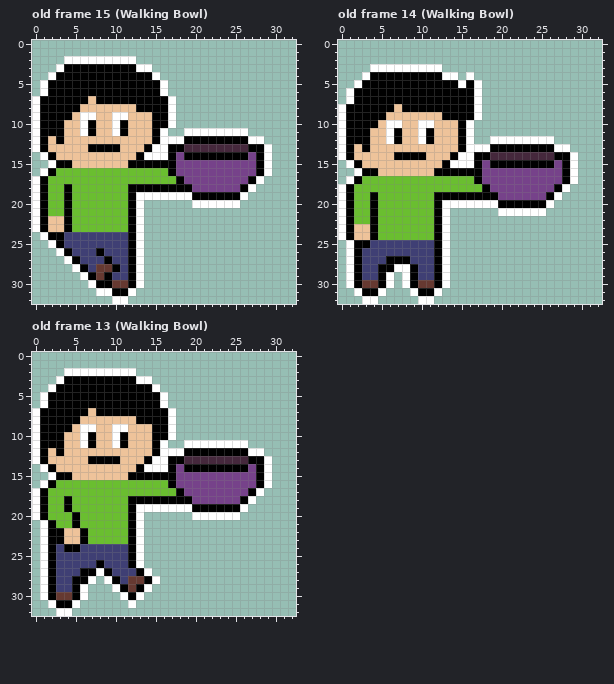
File history of a pixel-art file, ExportedAssets/Art/New Character.aseprite. This is how it looked before the edit.
33x33 pixels, 16 frames. Shown: old frame 15 (Walking Bowl), old frame 14 (Walking Bowl), old frame 13 (Walking Bowl). The commit also changed other frames, which this record leaves out.
After:
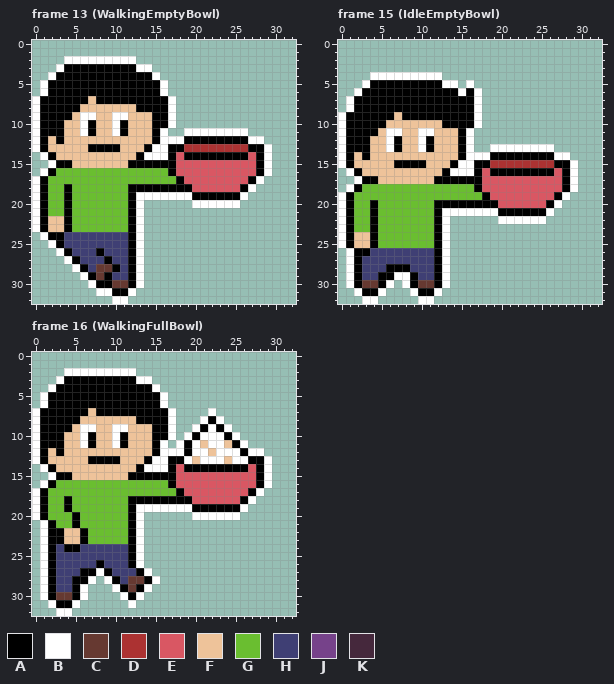
Palette (. is transparent): A #000000  B #ffffff  C #663931  D #ac3232  E #d95763  F #eec39a  G #6abe30  H #3f3f74  J #76428a  K #45283c
A new or re-ordered frame is compared with the old frame closest to it.
Change:
frames 16 -> 34
layer "Objects" added
layer "Bowl" removed
--- frame 13 (WalkingEmptyBowl) is new; against old frame 15 (Walking Bowl), layer "Objects"
@@ x 16..29 @@
 12 BBBAAAAAAAABB.
-13 BAAKKKKKKKKAAB
-14 BAJAAAAAAAAJAB
-15 AAJJJJJJJJJJAB
-16 GAJJJJJJJJJJAB
-17 GGAJJJJJJJJAB.
-18 AAAAJJJJJJAB..
+13 BAADDDDDDDDAAB
+14 BAEAAAAAAAAEAB
+15 AAEEEEEEEEEEAB
+16 GAEEEEEEEEEEAB
+17 GGAEEEEEEEEAB.
+18 AAAAEEEEEEAB..
 19 BBBBAAAAAAB...
--- frame 15 (IdleEmptyBowl) is new; against old frame 14 (Walking Bowl)
@@ x 0..32 @@
  2 .................................
- 3 ....BBBBBBBBB....................
- 4 ...BAAAAAAAAABB.B................
- 5 ..BAAAAAAAAAAAABAB...............
- 6 .BAAAAAAAAAAAAAAAB...............
+ 3 .................................
+ 4 ....BBBBBBBBB....................
+ 5 ...BAAAAAAAAABB.B................
+ 6 ..BAAAAAAAAAAAABAB...............
  7 .BAAAAAAAAAAAAAAAB...............
- 8 BAAAAAAFAAAAAAAAAB...............
- 9 BAAAAAFFFFFFFAAAAB...............
-10 BAAAAFBBFFBBFFFAB................
-11 BAAAFFBAFFBAFFFAB................
-12 BAAAFFBAFFBAFFFAB..BBBBBBBB......
-13 BAFAFFFFFFFFFFFABBBAAAAAAAABB....
-14 BAFFFFFAAAAFFFABBAAKKKKKKKKAAB...
-15 .BAFFFFFFFFFFABBBAJAAAAAAAAJAB...
-16 ..BAAFFFFFFFAAAAAAJJJJJJJJJJAB...
-17 .BAGGGGGGGGGGGGGGAJJJJJJJJJJAB...
-18 BAGGGGGGGGGGGGGGGGAJJJJJJJJAB....
-19 BAGGAGGGGGGGAAAAAAAAJJJJJJAB.....
-20 BAGGAGGGGGGGABBBBBBBAAAAAAB......
-21 BAGGAGGGGGGGAB......BBBBBB.......
-22 BAGGAGGGGGGGAB...................
-23 BAFFAGGGGGGGAB...................
+ 8 .BAAAAAAAAAAAAAAAB...............
+ 9 BAAAAAAFAAAAAAAAAB...............
+10 BAAAAAFFFFFFFAAAAB...............
+11 BAAAAFBBFFBBFFFAB................
+12 BAAAFFBAFFBAFFFAB................
+13 BAAAFFBAFFBAFFFAB..BBBBBBBB......
+14 BAFAFFFFFFFFFFFABBBAAAAAAAABB....
+15 BAFFFFFAAAAFFFABBAADDDDDDDDAAB...
+16 .BAFFFFFFFFFFABBBAEAAAAAAAAEAB...
+17 ..BAAFFFFFFFAAAAAAEEEEEEEEEEAB...
+18 .BAGGGGGGGGGGGGGGAEEEEEEEEEEAB...
+19 BAGGGGGGGGGGGGGGGGAEEEEEEEEAB....
+20 BAGGAGGGGGGGAAAAAAAAEEEEEEAB.....
+21 BAGGAGGGGGGGABBBBBBBAAAAAAB......
+22 BAGGAGGGGGGGAB......BBBBBB.......
+23 BAGGAGGGGGGGAB...................
 24 BAFFAGGGGGGGAB...................
-25 .BAAHHHHHHHHAB...................
-26 .BAHHHHHHHHHAB...................
-27 .BAHHHAAAHHHAB...................
-28 .BAHHAABBAHHAB...................
-29 .BAHHAB.BAHHAB...................
+25 BAFFAGGGGGGGAB...................
+26 .BAAHHHHHHHHAB...................
+27 .BAHHHHHHHHHAB...................
+28 .BAHHHAAAHHHAB...................
+29 .BAHHAABBAHHAB...................
 30 .BACCAB.BACCAB...................
--- frame 16 (WalkingFullBowl) is new; against old frame 13 (Walking Bowl), layer "Objects"
@@ x 16..29 @@
  6 B.............
- 7 AB............
- 8 AB............
- 9 AB............
-10 AB............
-11 B..BBBBBBBB...
-12 BBBAAAAAAAABB.
-13 BAAKKKKKKKKAAB
-14 BAJAAAAAAAAJAB
-15 AAJJJJJJJJJJAB
-16 GAJJJJJJJJJJAB
-17 GGAJJJJJJJJAB.
-18 AAAAJJJJJJAB..
+ 7 AB....B.......
+ 8 AB...BAB......
+ 9 AB..BABAB.....
+10 AB.BABBBAB....
+11 B.BABFBBFAB...
+12 BBBABBFBBBABB.
+13 BAABFBBBFBBAAB
+14 BAEAAAAAAAAEAB
+15 AAEEEEEEEEEEAB
+16 GAEEEEEEEEEEAB
+17 GGAEEEEEEEEAB.
+18 AAAAEEEEEEAB..
 19 BBBBAAAAAAB...
